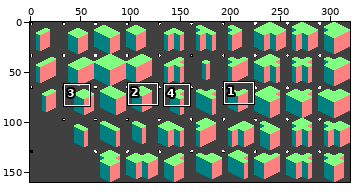
Pixel-art file: tilesets/templates/full_templates/f_thin_transparent_template.aseprite. Above: a wide view before the commit, with the close-up outlined.
Close-up. The starting point:
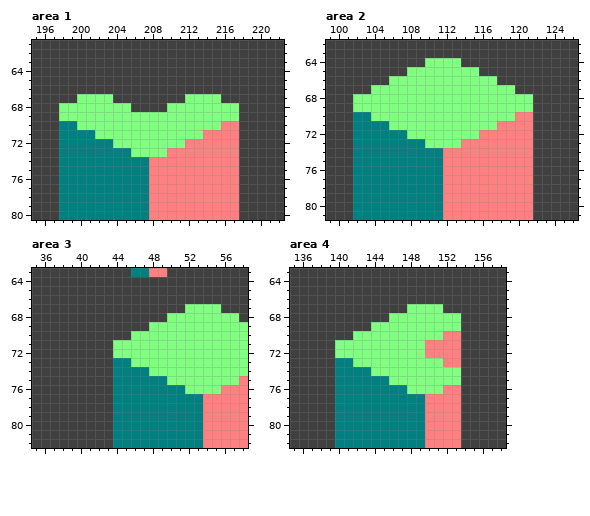
320x160 pixels, 1 frame. Shown: area 1: x 195..222, y 61..80; area 2: x 99..126, y 62..81; area 3: x 35..58, y 63..82; area 4: x 135..158, y 63..82. The commit also changed other parts of the picture, which this record leaves out.
And afterwards:
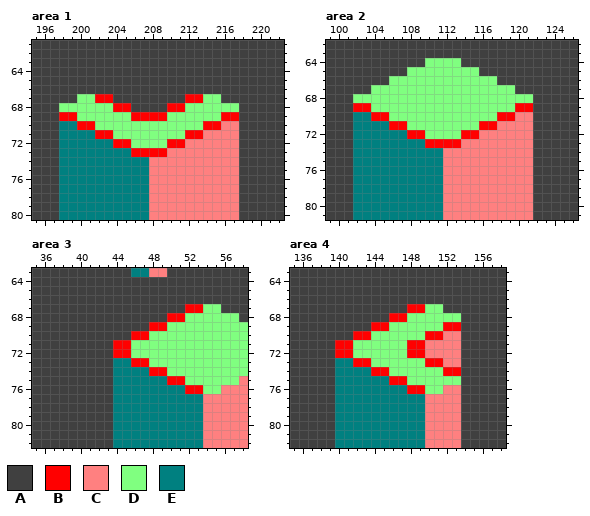
Palette (. is transparent): A #404040  B #ff0000  C #ff8080  D #80ff80  E #008080
Change:
layer "Edges" now shown
Area 1, layer "Edges":
Colour B replaces colour D in row 67 at x 202 to 203 and 212 to 213; in row 68 at x 204 to 205 and 210 to 211; in row 69 at x 198 to 199, 206 to 209 and 216 to 217; in row 70 at x 200 to 201 and 214 to 215; in row 71 at x 202 to 203 and 212 to 213; in row 72 at x 204 to 205 and 210 to 211.
Colour B replaces colour D in row 73 at x 206 to 209.
Area 2, layer "Edges":
Colour B replaces colour D in row 69 at x 102 to 103 and 120 to 121; in row 70 at x 104 to 105 and 118 to 119; in row 71 at x 106 to 107 and 116 to 117; in row 72 at x 108 to 109 and 114 to 115; in row 73 at x 110 to 113.
Area 3, layer "Edges":
Colour B replaces colour D in row 67 at x 52 to 53; in row 68 at x 50 to 51; in row 69 at x 48 to 49; in row 70 at x 46 to 47; in rows 71 to 72 at x 44 to 45; in row 73 at x 46 to 47.
Colour B replaces colour D in row 74 at x 48 to 49; in row 75 at x 50 to 51; in row 76 at x 52 to 53.
Area 4, layer "Edges":
Colour B replaces colour D in row 67 at x 148 to 149; in row 68 at x 146 to 147; in row 69 at x 144 to 145 and 152 to 153; in row 70 at x 142 to 143 and 150 to 151; in rows 71 to 72 at x 140 to 141 and 148 to 149; in row 73 at x 142 to 143 and 150 to 151.
Colour B replaces colour D in row 74 at x 144 to 145 and 152 to 153; in row 75 at x 146 to 147; in row 76 at x 148 to 149.
Changed places in both close-ups, as pixel boxes (x1, y1, x2, y2):
changed: (59, 94, 239, 157)
changed: (353, 103, 533, 148)
changed: (113, 304, 203, 394)
changed: (335, 304, 461, 394)
